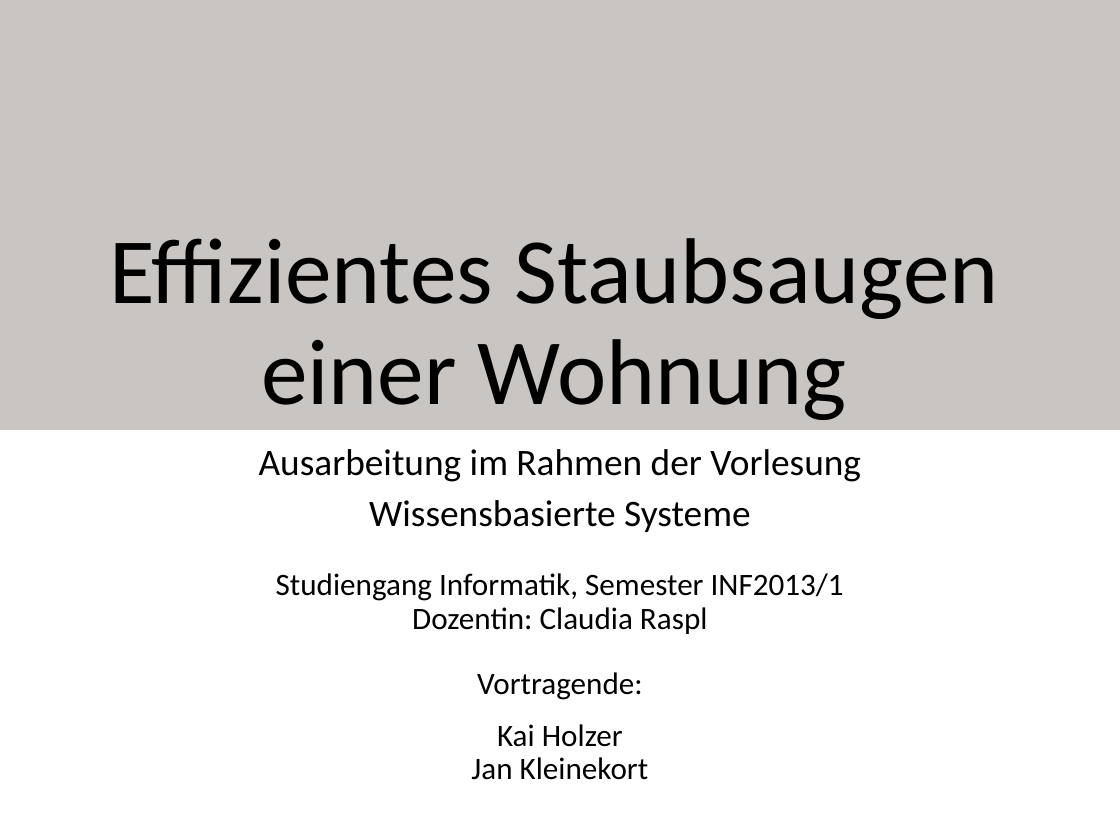
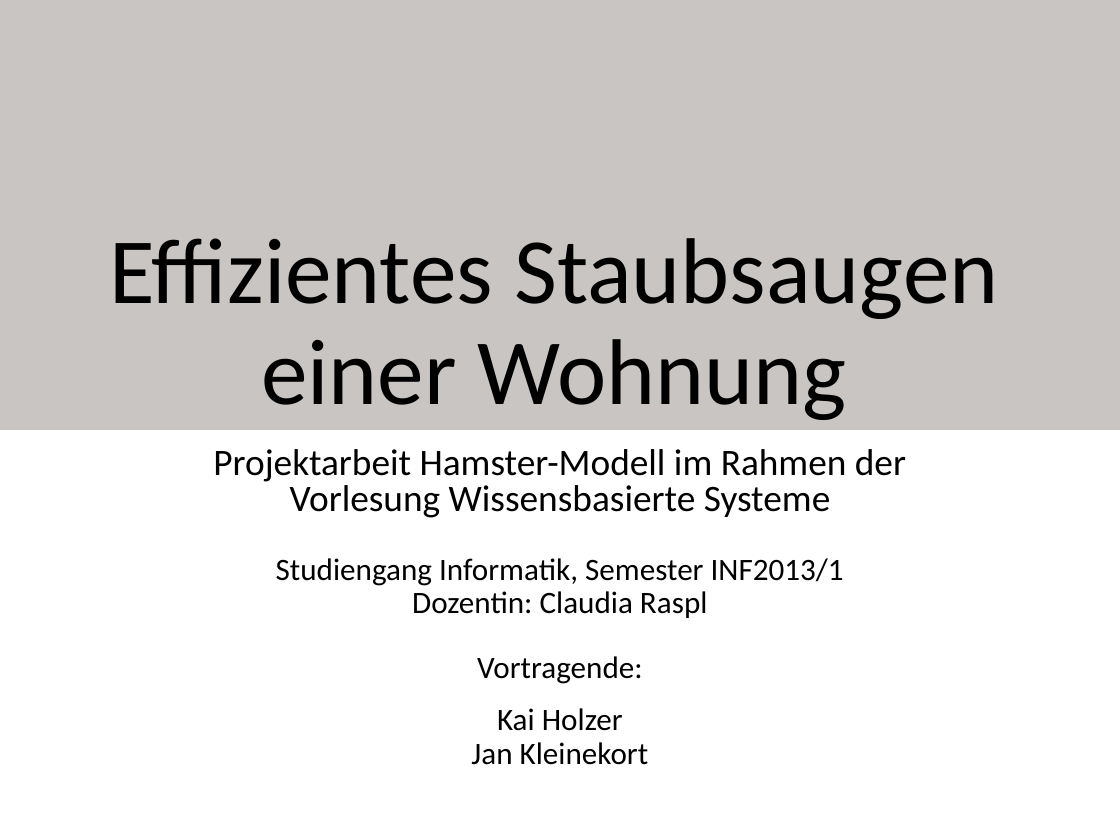
Before and after one commit to JanKl/Hamster, a slide deck: slide 1 of Hamster Holzer Kleinekort.pptx. Drawn at 1120x840 pixels with LibreOffice and Linux fonts; fonts in the diff are those of the drawing; background and template pictures are left out. Boxes give left, top, right and bottom in pixels: in the first picture for what was removed or moved away, otherwise in the second. Text is boxed around its words. In the diff, an @@ line names an element or a change of style, - is before the commit and + after.

```diff
--- a/Hamster Holzer Kleinekort.pptx
+++ b/Hamster Holzer Kleinekort.pptx
@@ subtitle at <box>213,449,906,518</box>: text changed @@
-Ausarbeitung im Rahmen der Vorlesung
-Wissensbasierte Systeme
+Projektarbeit Hamster-Modell im Rahmen der Vorlesung Wissensbasierte Systeme
```
Also in this commit, not shown: 1 other slide changed, 1 slide added, 1 slide removed.
